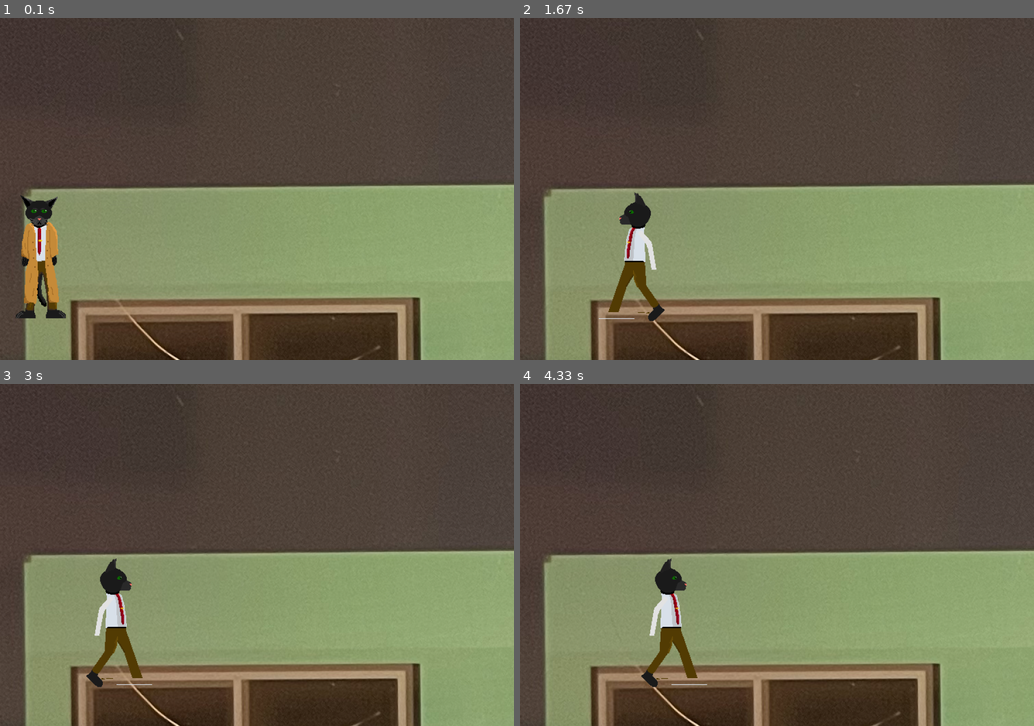
Above: before the commit, frames 1-4 (two rows, left to right).
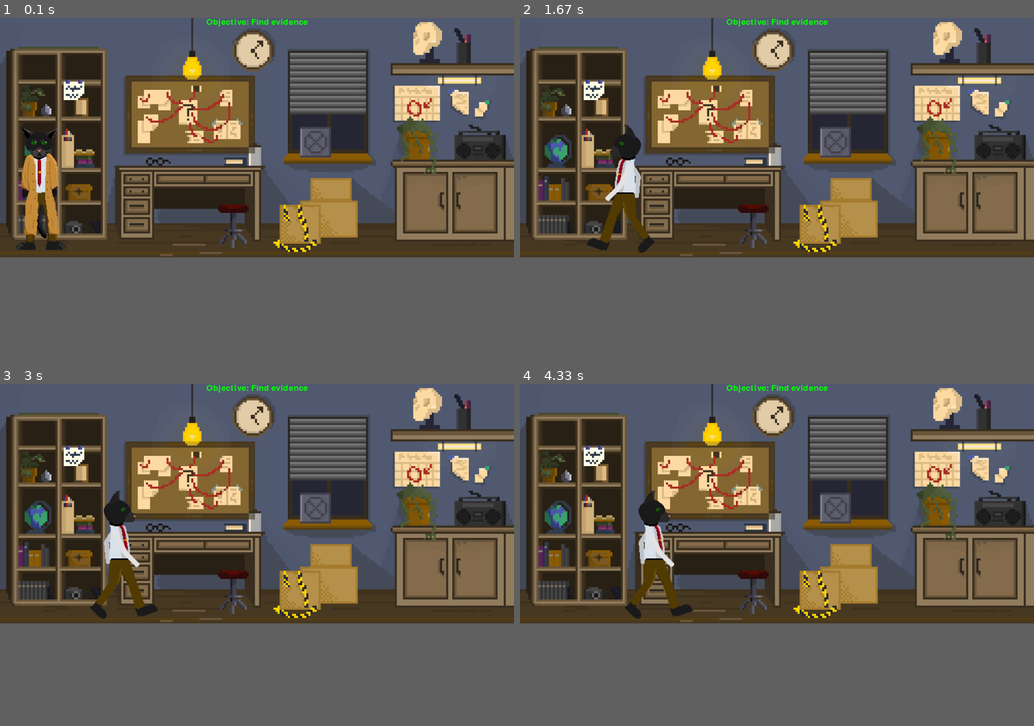
Above: after the commit, the same moments.

Repository: cbgpenguin/CSP-PYGAMES
Game: pygame game, started from main.py
Same seed, same stepped clock (60 frames per second), same inputs: the game is played once before the commit and once after it.
Inputs:
- Up to frame 1 (0.1 s): no input
- Up to frame 2 (1.67 s): hold Right 0.33-0.8 s; hold Right 0.83-1.3 s; hold Left from 1.33 s (still down)
- Up to frame 3 (3 s): release Left at 1.87 s; hold Left 1.9-2.3 s; hold Right 2.33-2.97 s
- Up to frame 4 (4.33 s): hold Left 3-3.47 s; hold Right 3.5-3.97 s; hold Right from 4 s (still down)
The window is 900x600 before the commit and 900x420 after it. Grey fills any space a smaller window leaves; there, only what the larger window draws over its background counts as a difference.

The runs differ from the first frame. In frame 1, 94% of the frame differs, in the area x 0-100%, y 0-100%; in frame 2, 91%; in frame 3, 91%; in frame 4, 91%.

Commit message:
Did soooo much! (ps. he is accelerating??! why???)

Diff:
--- a/animatedSprite.py
+++ b/animatedSprite.py
@@ -10,25 +10,31 @@
             self.rect = self.image.get_rect(topleft=(x, y))
             self.defaultFrames = defaultFrames
             self.frames = defaultFrames
-            self.frame_index = 0
+            self.frameIndex = 0
             self.frame_rate = frameRate
             self.frame_counter = 0
             self.movePos = [0, 0]
             self.area = screen.get_rect()
-            self.speed = 6
+            self.speed = 20 # in pixels per second
             self.state = "still"
             self.clock = pygame.time.Clock()
             self.lastFrameUpdate = 0
-            self.counter = 0
+            self.delta = 0
 
         #Changes and draws the image
         def update(self):
-            delta = self.clock.tick() / 1000.0
-            self.lastFrameUpdate = self.lastFrameUpdate + delta
+            self.delta = (self.clock.tick() / 1000.0)
+            print("updating... here's delta:", self.delta)
+            self.lastFrameUpdate = self.lastFrameUpdate + self.delta
             # print(self, "frame update:", self.lastUpdate)
             if self.lastFrameUpdate >= (1.0 / self.frame_rate):
                 # For example have a frame rate of 6 fps: (1/6 = 0.16666) so if its been longer go to next frame
                 self.newFrame()
+
+            if self.state == "moveLeft":
+                self.moveLeft()
+            if self.state == "moveRight":
+                self.moveRight()
 
             newPos = self.rect.move(self.movePos)
             if self.area.contains(newPos):
@@ -44,13 +50,12 @@
 
         def newFrame(self):
             self.lastFrameUpdate = 0
-            self.frame_index = (self.frame_index + 1) % len(self.frames)
-            self.image = self.frames[self.frame_index]
+            self.frameIndex = (self.frameIndex + 1) % len(self.frames)
+            self.image = self.frames[self.frameIndex]
 
             if self.state == "moveLeft":
                 self.image = pygame.transform.flip(self.image, True, False)
-                print("flipping")
-                self.isFlipped = True
+                # print("flipping")
 
         def changeAnimation(self, newFrames):
             self.frames = newFrames
@@ -59,9 +64,13 @@
             self.frames = self.defaultFrames
 
         def moveLeft(self):
-            self.movePos[0] = self.movePos[0] - (self.speed)
-            self.state = "moveLeft"
+            # print("move left called")
+            self.movePos[0] = self.movePos[0] - (self.speed * self.delta)
+            # print("going left. Delta:", self.delta)
+            # print("pixels to the left:", self.speed * self.delta)
 
         def moveRight(self):
-            self.movePos[0] = self.movePos[0] + (self.speed)
-            self.state = "moveRight"
+            # print("move right called")
+            self.movePos[0] = self.movePos[0] + (self.speed * self.delta)
+            # print("going right. Delta:", self.delta)
+            # print("pixels to the right:", self.delta * self.speed)
--- a/main.py
+++ b/main.py
@@ -1,13 +1,16 @@
 import pygame
 import animatedSprite
+from pointOfInterest import pointOfInterest
 
-
-def main():
+playerSprite = None
+def game():
+    counter = 0
+    global playerSprite
     # clock = pygame.time.Clock()
     imageScale = 2 # Scale the images up to this
     # Initialise screen
     pygame.init()
-    screen = pygame.display.set_mode((1500, 1000))
+    screen = pygame.display.set_mode((1500, 700))
     pygame.display.set_caption('Detective Game')
 
     # Fill background
@@ -26,14 +29,19 @@
     playerSpriteSheet = loadAndScaleImage("resources/playerFiles/playerStandSpriteSheet.png", imageScale)
     playerSpriteFrames = loadSpriteSheet(playerSpriteSheet, 121 * imageScale, 200 * imageScale, 1, 9, True)
 
-    playerSprite = animatedSprite.AnimatedSprite(screen, 0, 500, playerSpriteFrames, 6)
+    playerSprite = animatedSprite.AnimatedSprite(screen, 0, 300, playerSpriteFrames, 6)
 
     playerWalkSpriteSheet = loadAndScaleImage("resources/playerFiles/detective-walk-animation-place-holder.png", imageScale)
-    playerWalkSpriteFrames = loadSpriteSheet(playerWalkSpriteSheet, 121 * imageScale, 200 * imageScale, 1, 1, False)
+    playerWalkSpriteFrames = loadSpriteSheet(playerWalkSpriteSheet, 121 * imageScale, 200 * imageScale, 1, 1, False) #todo: change numbers when there are real frames
+
+    pointOfInterestImage = loadAndScaleImage("resources/backdrop1.png", imageScale)
+
+    book = pointOfInterest(screen, 20, 50, pointOfInterestImage, "book")
 
     # Event loop
     while True:
-        print("~~~~~~~~~~~~~~~~~~~~~~~~~~~~~~~~~~~~~~~~~~~~~~~~~~")
+        counter += 1
+        print("~~~~~~ Event Loop Start ~~~~~~", counter)
         # delta = clock.tick() / 1000.0
         # print("event update:", delta)
         for event in pygame.event.get():
@@ -41,29 +49,29 @@
                 return
             elif event.type == pygame.KEYDOWN:
                 if event.key == pygame.K_LEFT:
-                    print("left pressed")
+                    # print("left pressed")
                     playerSprite.changeAnimation(playerWalkSpriteFrames)
                     playerSprite.newFrame()
                     playerSprite.image = pygame.transform.flip(playerSprite.image, True, False)
+                    playerSprite.state = "moveLeft"
                     playerSprite.moveLeft()
                 elif event.key == pygame.K_RIGHT:
-                    print("right pressed")
+                    # print("right pressed")
                     playerSprite.changeAnimation(playerWalkSpriteFrames)
                     playerSprite.update()
+                    playerSprite.state = "moveRight"
                     playerSprite.moveRight()
             elif event.type == pygame.KEYUP:
                 if event.key == pygame.K_LEFT or event.key == pygame.K_RIGHT:
                     playerSprite.defaultAnimation()
                     playerSprite.movePos = [0, 0]
                     playerSprite.state = "still"
-
+        book.update()
         screen.blit(background, (0, 0))
 
         # Update the animation
         playerSprite.update()
         # print("called update")
-
-        # Draw the animation
 
         pygame.display.flip()
 
@@ -113,4 +121,4 @@
     return scaledImage
 
 
-main()
+game()
--- /dev/null
+++ b/pointOfInterest.py
@@ -0,0 +1,17 @@
+import pygame
+
+class pointOfInterest(pygame.sprite.Sprite):
+        def __init__(self, screen, x, y, image, name):
+            super().__init__()
+            self.rect = (x, y)
+            self.screen = screen
+            self.image = image
+            self.isPlayerInRange = False
+            self.visibleRange = 30 #pixels
+            self.name = name
+
+        def update(self):
+              from main import playerSprite
+              if abs(playerSprite.rect[0] - self.rect[0]) < self.visibleRange:
+                    print("player is close to", self.name)
+                    self.isPlayerInRange = True
Binary file changed: resources/backdrop1.png
Binary file changed: resources/playerFiles/detective-walk-animation-place-holder.png
